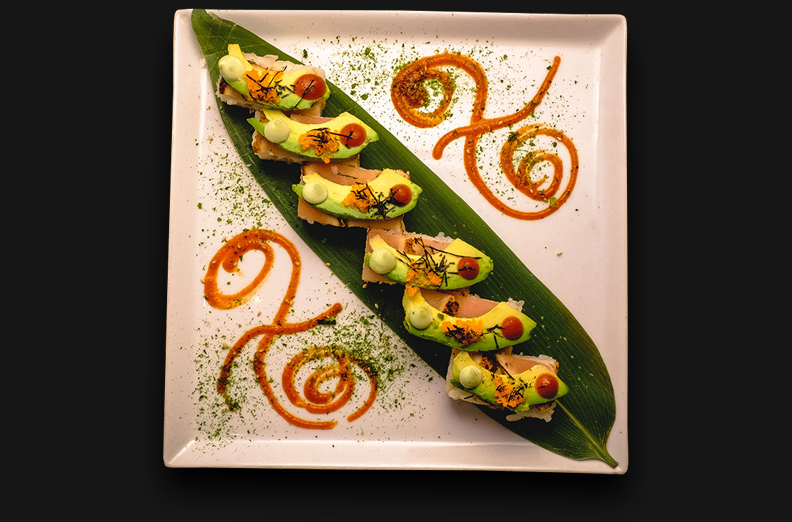
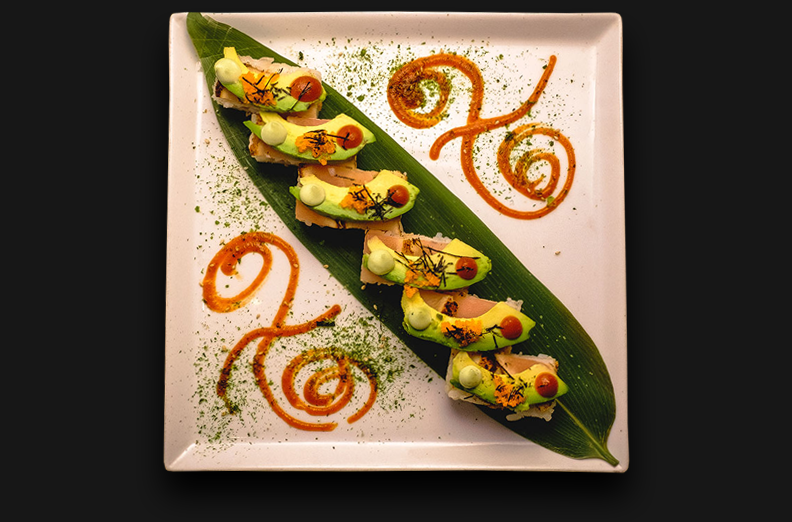
Revision of a layered 792x522 image; what changed, layer by layer:
painted on "Layer 1" over left=163, top=8, right=630, bottom=475
